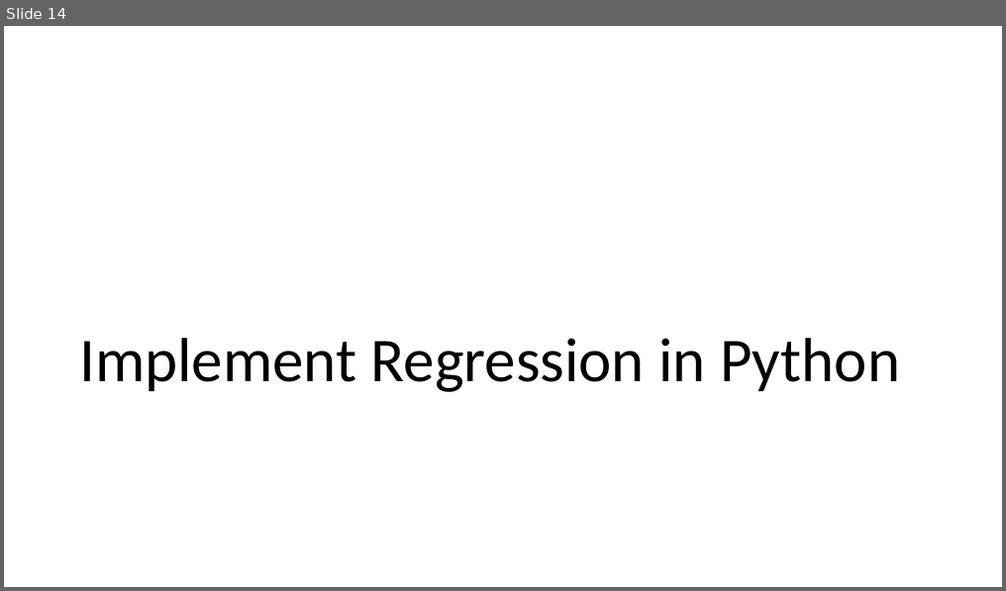
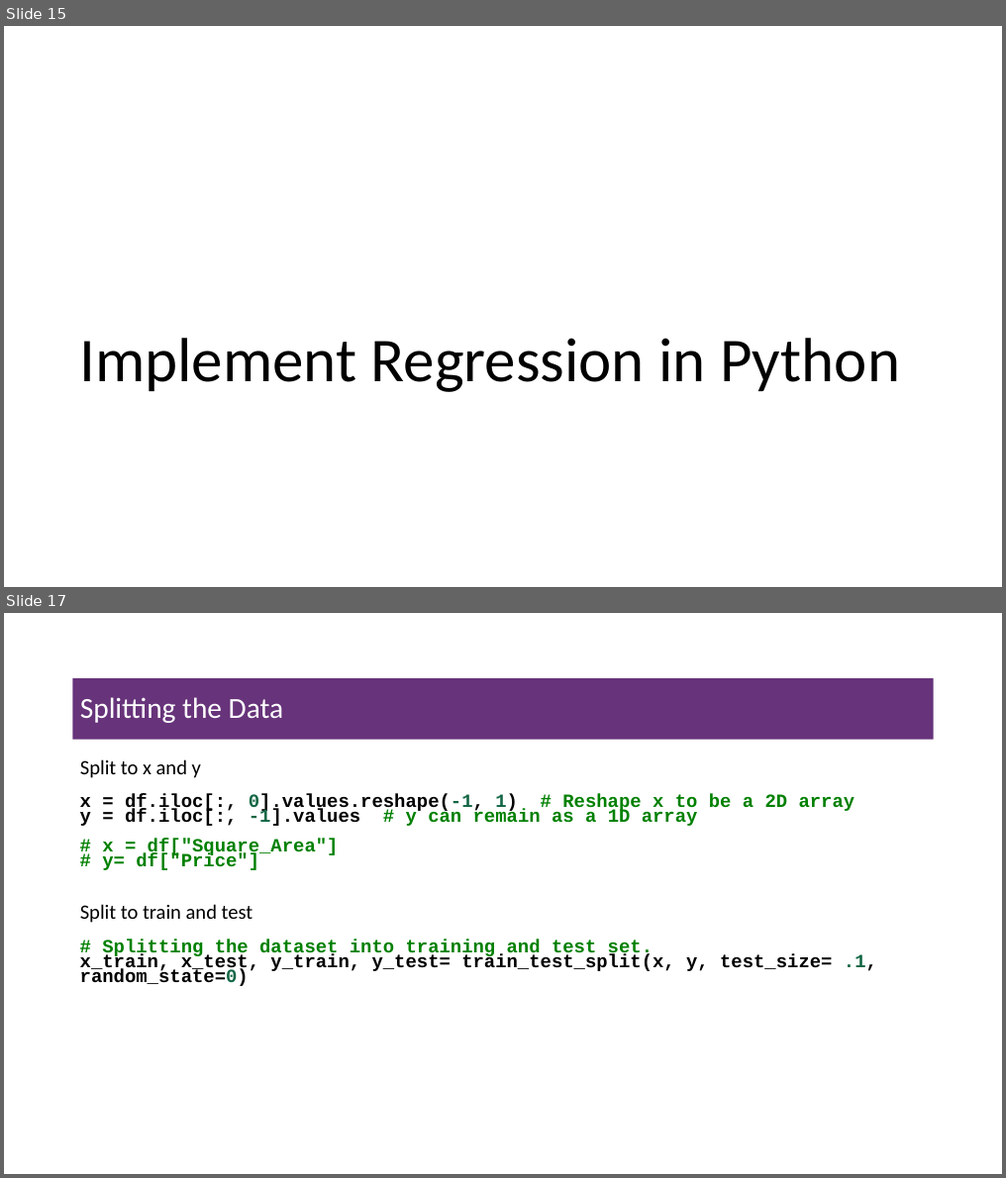
Before and after one commit to msfasha/307304-Data-Mining, a slide deck: 20243/Part 2-Regression/simple linear regression slides.pptx. Shown one above the other, each under a label of ours: slide 14 before the commit, slides 15 and 17 after it; the slides between them are not shown. The pictures are 1006x591 and 1006x1178 pixels, drawn with LibreOffice and Linux fonts; fonts in the diff are those of the drawing; background and template pictures are left out. Boxes give left, top, right and bottom in pixels: in the first picture for what was removed or moved away, otherwise in the second. Text is boxed around its words. In the diff, an @@ line names an element or a change of style, - is before the commit and + after.

```diff
--- a/20243/Part 2-Regression/simple linear regression slides.pptx
+++ b/20243/Part 2-Regression/simple linear regression slides.pptx
@@ slide 17 added at [4,613,1002,1174], background #FFFFFF @@
@@ title added at [73,678,934,740], fill #67337A, 28 pt, text #FFFFFF @@
+Splitting the Data
@@ text added at [80,760,201,778], 19.6 pt, text #000000 @@
+Split to x and y
@@ text added at [80,794,855,870], 18 pt, text #008000, bold @@
+x = df.iloc[:, 0].values.reshape(-1, 1) # Reshape x to be a 2D array
+y = df.iloc[:, -1].values # y can remain as a 1D array
+# x = df["Square_Area"]
+# y= df["Price"]
@@ text added at [80,904,253,923], 19.6 pt, text #000000 @@
+Split to train and test
@@ text added at [80,940,877,986], 18 pt, text #000000, bold @@
+# Splitting the dataset into training and test set.
+x_train, x_test, y_train, y_test= train_test_split(x, y, test_size= .1, random_state=0)
@@ what was slide 14 is now slide 15 @@
```
Also in this commit, not shown: 7 slides changed, 3 other slides added, 1 slide removed.
